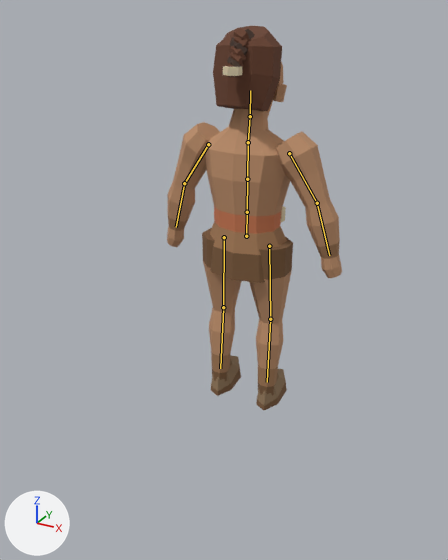
Before and after pictures for a commit that changed the glTF model assets/models/characters/lineages/crag_born/crag_born_child.glb.
The view is the same before and after, from a camera (50 mm lens) standing at (1.36, -2.71, 2.05) and looking at (0.0, -0.25, 0.82). Every picture has the same lights, and +X, +Y and +Z are marked at lower left. The older version comes first. The bones that change, and the others that lie on the model, are drawn over the model as lines.

Names of what the first picture shows: 'TribesmanMesh'.
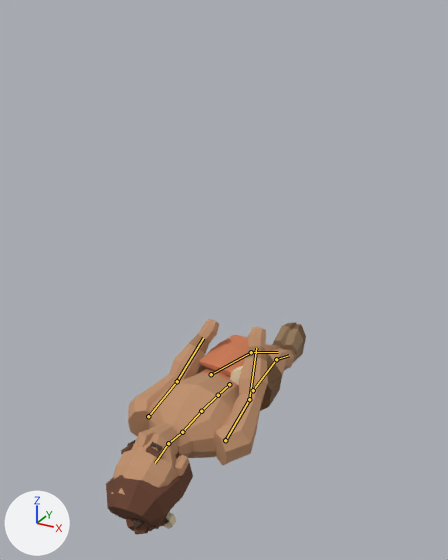
The newer file adds an action. The first version stands in its rest pose; the second is drawn at frame 18 of the action 'Death'.

The edits, one by one:
Bone 'Hips' (bone_hips) moves from (0.0, 0.0, 0.0) to (0.0, -0.8, 0.18).
Bone 'Hips' (bone_hips) turns from (0, 0, 0) to (85, 0, -5) degrees about its own x, y and z.
Bone 'Spine' (bone_spine) turns from (0, 0, 0) to (3, 0, 0) degrees about its own x, y and z.
Bone 'Chest' (bone_chest) turns from (0, 0, 0) to (5, 7, 0) degrees about its own x, y and z.
Bone 'Head' (bone_head) turns from (0, 0, 0) to (8, 14, 0) degrees about its own x, y and z.
Bone 'UpperArm.L' (bone_upperarm_l) turns from (0, 0, 0) to (-7, 15, 34) degrees about its own x, y and z.
Bone 'LowerArm.L' (bone_lowerarm_l) turns from (0, 0, 0) to (19, 5, 6) degrees about its own x, y and z.
Bone 'UpperArm.R' (bone_upperarm_r) turns from (0, 0, 0) to (-10, -14, -34) degrees about its own x, y and z.
Bone 'LowerArm.R' (bone_lowerarm_r) turns from (0, 0, 0) to (22, -5, -7) degrees about its own x, y and z.
Bone 'UpperLeg.L' (bone_upperleg_l) turns from (0, 0, 0) to (-3, 0, 8) degrees about its own x, y and z.
Bone 'LowerLeg.L' (bone_lowerleg_l) turns from (0, 0, 0) to (-14, 0, 0) degrees about its own x, y and z.
Bone 'UpperLeg.R' (bone_upperleg_r) turns from (0, 0, 0) to (-5, 0, -8) degrees about its own x, y and z.
Bone 'LowerLeg.R' (bone_lowerleg_r) turns from (0, 0, 0) to (-10, 0, 0) degrees about its own x, y and z.

Changed parts and their boxes [x1, y1, x2, y2] in the pictures (448 x 560 px):
'TribesmanMesh', posed (14% wider, 44% shorter)
    before: [167, 26, 342, 410]
    after: [106, 319, 306, 534]
bone 'Hips', root to tip
    before: (246, 236) to (247, 212)
    after: (229, 384) to (218, 395)
bone 'Spine', root to tip
    before: (247, 212) to (247, 179)
    after: (218, 395) to (201, 411)
bone 'Chest', root to tip
    before: (247, 179) to (248, 142)
    after: (201, 411) to (182, 432)
bone 'Head', root to tip
    before: (250, 116) to (250, 90)
    after: (168, 443) to (155, 463)
bone 'UpperArm.L', root to tip
    before: (289, 153) to (317, 203)
    after: (225, 440) to (249, 399)
bone 'LowerArm.L', root to tip
    before: (317, 203) to (329, 255)
    after: (249, 399) to (256, 348)
bone 'UpperArm.R', root to tip
    before: (208, 144) to (184, 183)
    after: (148, 416) to (177, 381)
bone 'LowerArm.R', root to tip
    before: (184, 183) to (176, 227)
    after: (177, 381) to (203, 338)
bone 'UpperLeg.L', root to tip
    before: (269, 246) to (270, 319)
    after: (253, 390) to (276, 359)
bone 'LowerLeg.L', root to tip
    before: (270, 319) to (267, 382)
    after: (276, 359) to (289, 355)
bone 'UpperLeg.R', root to tip
    before: (224, 237) to (223, 307)
    after: (211, 374) to (251, 352)
bone 'LowerLeg.R', root to tip
    before: (223, 307) to (220, 368)
    after: (251, 352) to (278, 352)
